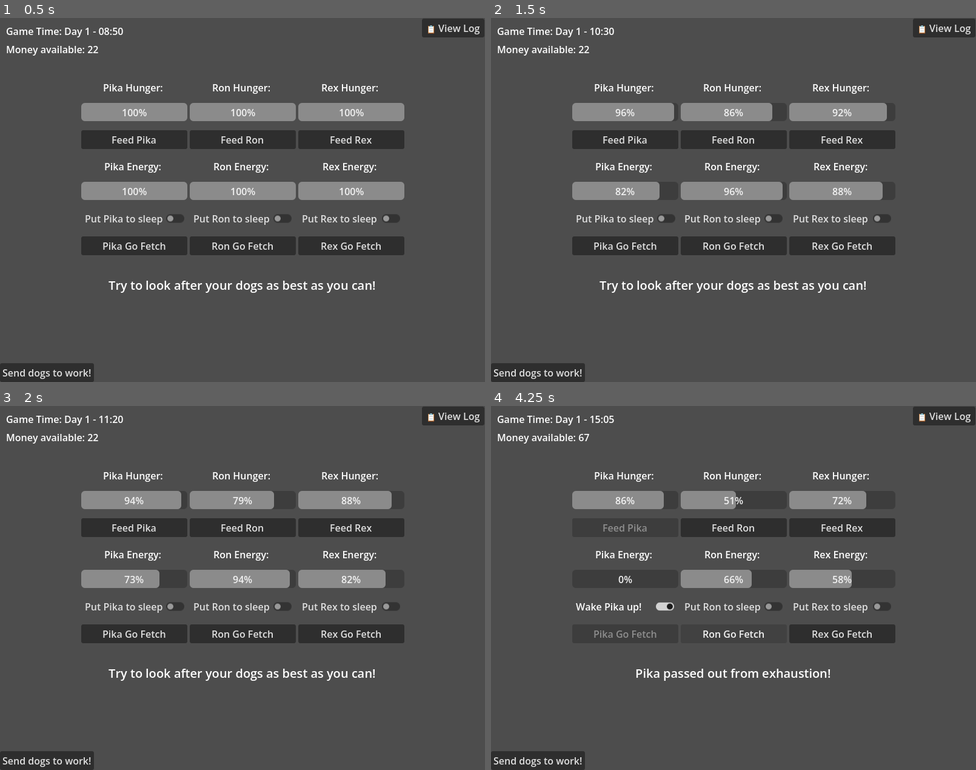
Above: before the commit, frames 1-4 (two rows, left to right).
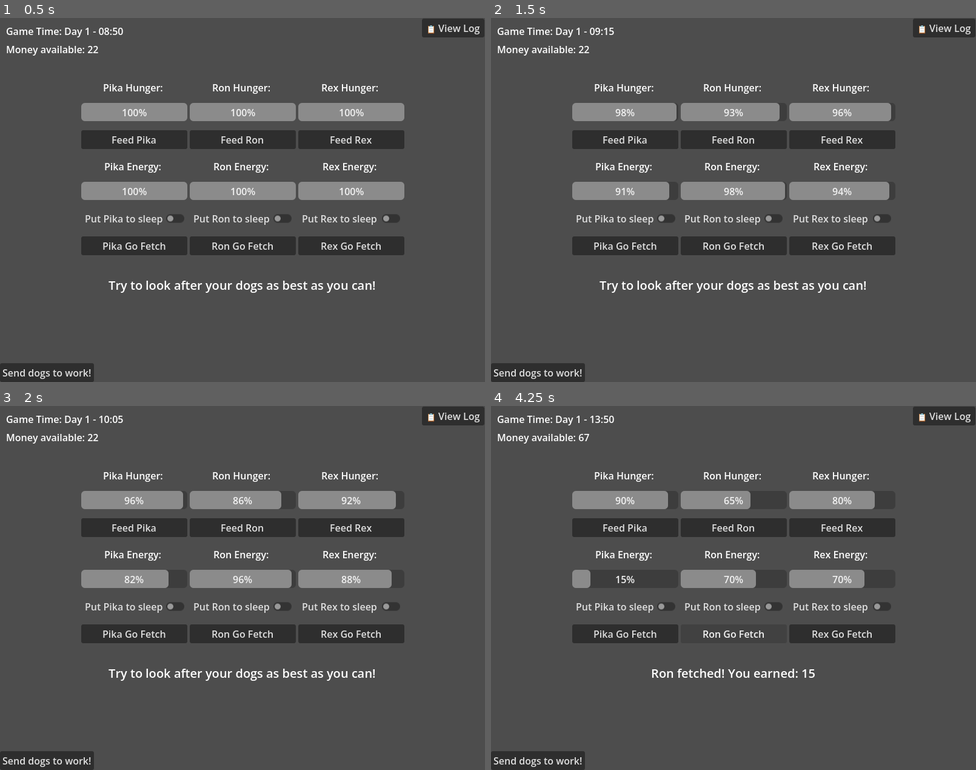
Above: after the commit, the same moments.

Repository: lukaMis/kennel-simulator
Game: Godot game, scene res://scenes/main.tscn
Same seed, same stepped clock (60 frames per second), same inputs: the game is played once before the commit and once after it.
Inputs:
- Up to frame 1 (0.5 s): no input
- Up to frame 2 (1.5 s): click "Send dogs to work!" at 0.5 s; click "Cancel" at 1.25 s
- Up to frame 3 (2 s): no input
- Up to frame 4 (4.25 s): click "Pika Go Fetch" at 2 s; click "Pika Go Fetch" at 2.75 s; click "Ron Go Fetch" at 3.5 s

Frame 1 is identical in both runs. In frame 2, 0.5% of the frame differs, in the area x 20-83%, y 2-50%; in frame 3, 0.5%; in frame 4, 1.8%, in the area x 16-80%, y 2-76%.

Commit message:
customs inspector scene loads on start shift button click and some code cleanup

Diff:
--- /dev/null
+++ b/scenes/customs_inspector.tscn
@@ -0,0 +1,26 @@
+[gd_scene format=3 uid="uid://cejesl7x7ydcw"]
+
+[node name="CustomsInspector" type="ColorRect" unique_id=442191601]
+custom_minimum_size = Vector2(800, 600)
+offset_right = 800.0
+offset_bottom = 600.0
+size_flags_horizontal = 3
+size_flags_vertical = 3
+color = Color(0, 0, 0, 1)
+
+[node name="Label" type="Label" parent="." unique_id=329150239]
+layout_mode = 1
+anchors_preset = 8
+anchor_left = 0.5
+anchor_top = 0.5
+anchor_right = 0.5
+anchor_bottom = 0.5
+offset_left = -142.0
+offset_top = -11.5
+offset_right = 142.0
+offset_bottom = 11.5
+grow_horizontal = 2
+grow_vertical = 2
+text = "Customs inspector mini game active."
+horizontal_alignment = 1
+vertical_alignment = 1
--- a/scripts/customs_staging_modal.gd
+++ b/scripts/customs_staging_modal.gd
@@ -4,9 +4,6 @@
 
 var selected_team: Array[DogResource] = []
 
-# Adjust this path based on where you store your player's dogs in the kennel scene
-# For this example, assuming there is a DogManager autoload or node
-# var all_owned_dogs: Array[DogResource] = DogManager.get_all_dogs()
 @onready var roster_list: VBoxContainer = $ModalPanel/MarginContainer/VBoxContainer/ContentSplit/LeftColumn/VBoxContainer/ScrollContainer/RosterList
 @onready var team_list: VBoxContainer = $ModalPanel/MarginContainer/VBoxContainer/ContentSplit/RightColumn/VBoxContainer/TeamList
 @onready var button_start: Button = $ModalPanel/MarginContainer/VBoxContainer/ButtonRow/ButtonStart
@@ -22,33 +19,25 @@
 
 
 # Call this from your Main scene when the player clicks the "Work" button
-#func open_modal(dogs: Array[DogResource]) -> void:
 func open_modal() -> void:
-	show()
+	# 1. Freeze the game state immediately
+	GlobalState.set_game_running(false)
+
 	selected_team.clear()
-	#_populate_roster(dogs)
+
 	_populate_roster(GlobalState.master_dog_roster)
 	_update_ui()
 
+	show()
+
 
 func _populate_roster(dogs: Array[DogResource]) -> void:
-	print("DEBUG: _populate_roster running. Creating Buttons.") # <--- ADD THIS
-	# Debug: Print how many dogs are in the array
-	print("Populating roster with ", dogs.size(), " dogs.")
-	print("I am adding buttons to: ", roster_list.get_path())
-	#return
-	# Clear old UI children
 	for child in roster_list.get_children():
 		child.queue_free()
 
 	for dog in dogs:
 		var btn = Button.new()
-		#btn.text = "%s (Energy: %d)" % [dog.dog_name, dog.energy]
 		btn.text = "%s (Energy: %d)" % [dog.name, dog.energy]
-
-		# ADD THESE THREE LINES:
-		#btn.custom_minimum_size = Vector2(0, 40) # Ensure they have height
-		#btn.size_flags_horizontal = Control.SIZE_EXPAND_FILL # Force horizontal width
 
 		# Stat Validation: Lock out exhausted or sleeping dogs
 		if dog.energy < 20.0 or dog.is_sleeping:
@@ -82,6 +71,8 @@
 
 
 func _on_cancel_pressed() -> void:
+	# 2. Unfreeze the game if they back out!
+	GlobalState.set_game_running(true)
 	hide()
 
 
@@ -92,17 +83,14 @@
 	# 2. Push the selected team to the global courier
 	GlobalState.active_shift_roster = selected_team.duplicate()
 
-	# 3. Call the generation logic (Phase 3 - to be implemented)
+	# 3. Call the generation logic
 	_generate_cargo_queue()
 
-	# 4. Halt time and swap scenes (Phase 4)
-	# 4. Halt the TimeEngine clock by setting its internal running boolean flag to false
-	GlobalState.game_is_running = false
-	TimeEngine.process_mode = Node.PROCESS_MODE_DISABLED
-	#get_tree().change_scene_to_file("res://scenes/customs_inspector.tscn")
+	# 4. Hide the modal (Time is already paused from open_modal!)
+	hide()
+	get_tree().change_scene_to_file("res://scenes/customs_inspector.tscn")
 
 
-# Placeholder for Phase 3
 func _generate_cargo_queue() -> void:
 	print("Generating cargo queue based on GameConstants...")
 	# Clean slate safety check
@@ -133,4 +121,3 @@
 		GlobalState.shift_cargo_queue.append(package)
 
 	print("Successfully generated cargo queue. Total items: ", GlobalState.shift_cargo_queue.size())
-	# Math will go here
--- a/scripts/dog_manager.gd
+++ b/scripts/dog_manager.gd
@@ -1,6 +1,5 @@
 extends HBoxContainer
 
-#@export var array_of_dogs: Array[DogResource] = []
 @export var dog_ui_template: PackedScene
 
 # Keep an internal list of the UI nodes we spawn so we can update them later
@@ -9,19 +8,11 @@
 
 # Called when the node enters the scene tree for the first time.
 func _ready() -> void:
-	#var _my_dogs = GlobalState.master_dog_roster
-	# 2. Loop through the array and build the kennel automatically
-	#for dog_data in array_of_dogs:
-	#_spawn_dog(dog_data)
-	#for dog_data in _my_dogs:
-	#_spawn_dog(dog_data)
-
 	# Loop directly over the Autoload array to build the kennel
 	for dog_data in GlobalState.master_dog_roster:
 		_spawn_dog(dog_data)
 		pass
 
-	# NEW: Tune into the cosmic broadcast!
 	# Every time the TimeEngine emits an hour_passed signal, tick the dogs.
 	TimeEngine.hour_passed.connect(_on_time_engine_hour_passed)
 	# Listen directly to the TimeEngine for the morning whistle
@@ -29,9 +20,6 @@
 
 
 func wake_and_rest_all_dogs() -> void:
-	#for dog in array_of_dogs:
-	#dog.wake_and_rest_dog()
-
 	# Call the Autoload directly
 	for dog in GlobalState.master_dog_roster:
 		dog.wake_and_rest_dog()
@@ -39,11 +27,9 @@
 	# Update visual bars for all UIs
 	for ui in active_uis:
 		ui.update_ui()
-	pass
 
 
 func _spawn_dog(dog_data: DogResource) -> void:
-	print("DEBUG: _spawn_dog running. Creating TextureRects from template.") # <--- ADD THIS
 	# Instantiate a brand new DogUI scene from the template
 	var new_ui = dog_ui_template.instantiate()
 
@@ -58,16 +44,10 @@
 
 
 func _on_time_engine_hour_passed(_current_hour: int) -> void:
-	# Tick stats for all data files
-	#for dog_data in array_of_dogs:
-	#dog_data.tick_stats()
 	# Tick stats for all data files directly in the Autoload
 	for dog_data in GlobalState.master_dog_roster:
 		dog_data.tick_stats()
 
-		# Optional: Keep the console prints for debugging!
-		print(dog_data.name, " Hunger: ", dog_data.hunger)
-
 	# Update visual bars for all UIs
 	for ui in active_uis:
 		ui.update_ui()
--- a/scripts/dog_ui.gd
+++ b/scripts/dog_ui.gd
@@ -15,13 +15,14 @@
 	button_work.text = dog.name + " Go Fetch"
 	energy_ui.sleep_changed.connect(_on_dog_sleep_changed)
 
-	update_ui() # Run an initial check to disable buttons right away if starting asleep
+	# Run an initial check to disable buttons right away if starting asleep
+	update_ui()
 
 
 func update_ui() -> void:
 	if dog:
 		hunger_ui.update_hunger_ui()
-		energy_ui.update_energy_ui() # <--- This calls your function!
+		energy_ui.update_energy_ui()
 		if dog.is_sleeping and dog.energy == 100:
 			_force_sleep_switch(false)
 			GlobalState.game_info_change(dog.name + " woke up fully rested!")
@@ -50,6 +51,7 @@
 	# If checks pass, execute the action!
 	dog.energy -= GameConstants.WORK_ENERGY_COST
 	energy_ui.update_energy_ui()
+
 	# Reward the player globally!
 	GlobalState.add_money(GameConstants.WORK_PAYOUT)
 	print(dog.name, " fetched! You earned: ", GameConstants.WORK_PAYOUT)
--- a/scripts/energy_ui.gd
+++ b/scripts/energy_ui.gd
@@ -2,7 +2,8 @@
 
 signal sleep_changed(is_sleeping: bool) # <--- ADD THIS SIGNAL
 
-var _dog: DogResource # Keep a reference to this specific dog's data
+# Keep a reference to this specific dog's data
+var _dog: DogResource
 
 @onready var progress_display = $VBoxContainer/ProgressDisplay
 @onready var button_sleep = $VBoxContainer/ButtonSleep
@@ -23,8 +24,7 @@
 # 3. Public helper function so DogUI can force the switch to flip (like passing out or waking up automatically)
 func force_sleep_state(should_sleep: bool) -> void:
 	_dog.is_sleeping = should_sleep
-	#button_sleep.set_pressed_no_signal(should_sleep)
-	#_update_button_text(should_sleep)
+
 	_update_sleep_button_state(should_sleep)
 
 
@@ -32,24 +32,18 @@
 	if not _dog:
 		return
 	_dog.is_sleeping = toggled_on
-	#_update_button_text(toggled_on)
+
 	_update_sleep_button_state(toggled_on)
+
 	# Tell the global info bar what just happened!
 	GlobalState.game_info_change(_dog.name + " sleeping state changed to: " + str(toggled_on))
 
 
-# 5. Little internal helper just to swap the button text
-#func _update_button_text(is_sleeping: bool) -> void:
-#if is_sleeping:
-#button_sleep.text = "Wake " + _dog.name + " up!"
-#else:
-#button_sleep.text = "Put " + _dog.name + " to sleep"
 func _update_sleep_button_state(toggled_on: bool) -> void:
-	#button_sleep.disabled = toggled_on
 	if toggled_on:
 		button_sleep.text = "Wake " + _dog.name + " up!"
 	else:
 		button_sleep.text = "Put " + _dog.name + " to sleep"
+
 	button_sleep.set_pressed_no_signal(toggled_on)
-	sleep_changed.emit(toggled_on) # <--- ADD THIS LINE
-	pass
+	sleep_changed.emit(toggled_on)
--- a/scripts/global_state.gd
+++ b/scripts/global_state.gd
@@ -6,14 +6,10 @@
 signal game_info_update(new_game_info: String)
 signal run_state_changed(game_is_running: bool)
 
-# The master list of all dogs you own. This survives all scene changes!
-#var master_dog_roster: Array[DogResource] = []
-#@export var master_dog_roster: Array[DogResource] = []
-#
 # This creates the slot in the Inspector for you to drag and drop your files
 @export var starting_dogs: Array[DogResource] = []
 
-#
+# The master list of all dogs you own. This survives all scene changes!
 # This remains your working list that survives scene changes
 var master_dog_roster: Array[DogResource] = []
 #
@@ -104,7 +100,7 @@
 func set_game_running(running: bool) -> void:
 	if game_is_running != running:
 		game_is_running = running
-		run_state_changed.emit(game_is_running) # Passing the payload!
+		run_state_changed.emit(game_is_running)
 
 
 # Call this right before generating a new shift to prevent old data from bleeding over!
--- a/scripts/main.gd
+++ b/scripts/main.gd
@@ -17,17 +17,10 @@
 
 
 func _on_day_passed(current_day: int) -> void:
-	#var active_dog_count: int = dog_manager.array_of_dogs.size()
 	var active_dog_count: int = GlobalState.master_dog_roster.size()
 	# Trigger the phase shift
 	day_summary_ui.trigger_summary(current_day, active_dog_count)
 
 
 func _on_work_button_pressed() -> void:
-	#staging_modal.show()
-	#staging_modal.open_modal()
-	# 1. Open the modal
-	staging_modal.show()
-	# 2. Force it to refresh its content
-	staging_modal._populate_roster(GlobalState.master_dog_roster)
-	pass
+	staging_modal.open_modal()
--- a/scripts/time_engine.gd
+++ b/scripts/time_engine.gd
@@ -42,12 +42,17 @@
 	minute = 0
 	_internal_timer = 0.0
 	_broadcast_formatted_time()
-	morning_started.emit() # NEW: Tell the game world it's time to wake up!
+	# Tell the game world it's time to wake up
+	morning_started.emit()
+
+
+func stop_time_engine() -> void:
+	_time_is_ticking = false
+	TimeEngine.process_mode = Node.PROCESS_MODE_DISABLED
+	pass
 
 
 func _advance_minute() -> void:
-	#var time_string = "Day %d - %02d:%02d" % [day, hour, minute]
-	#GlobalState.game_info_change("Current game time:" + " " + time_string)
 	minute += 1
 	if minute >= 60:
 		minute = 0
@@ -64,8 +69,6 @@
 		_advance_day()
 
 	hour_passed.emit(hour)
-	#var time_string = "Day %d - %02d:%02d" % [day, hour, minute]
-	#GlobalState.game_info_change("Current game time:" + " " + time_string)
 
 
 func _advance_day() -> void:
@@ -81,3 +84,8 @@
 
 func _on_game_running_state(game_is_running: bool) -> void:
 	_time_is_ticking = game_is_running
+	#stop game engine to run _process() if gaame is not running
+	if game_is_running:
+		process_mode = Node.PROCESS_MODE_INHERIT
+	else:
+		process_mode = Node.PROCESS_MODE_DISABLED
